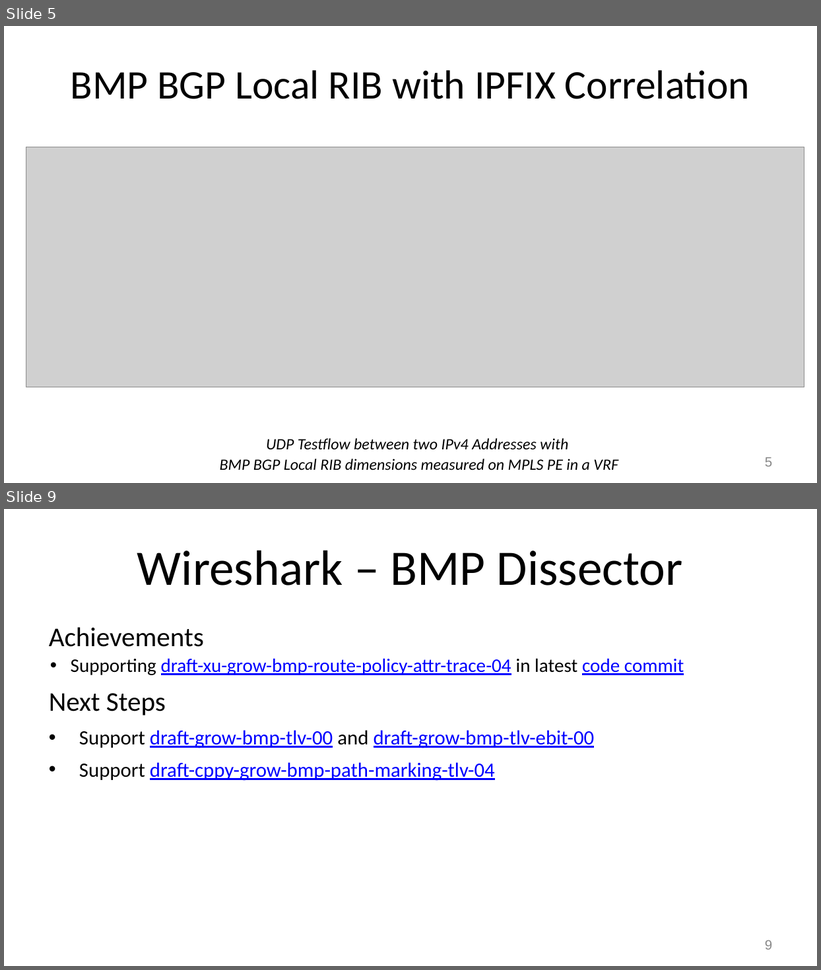
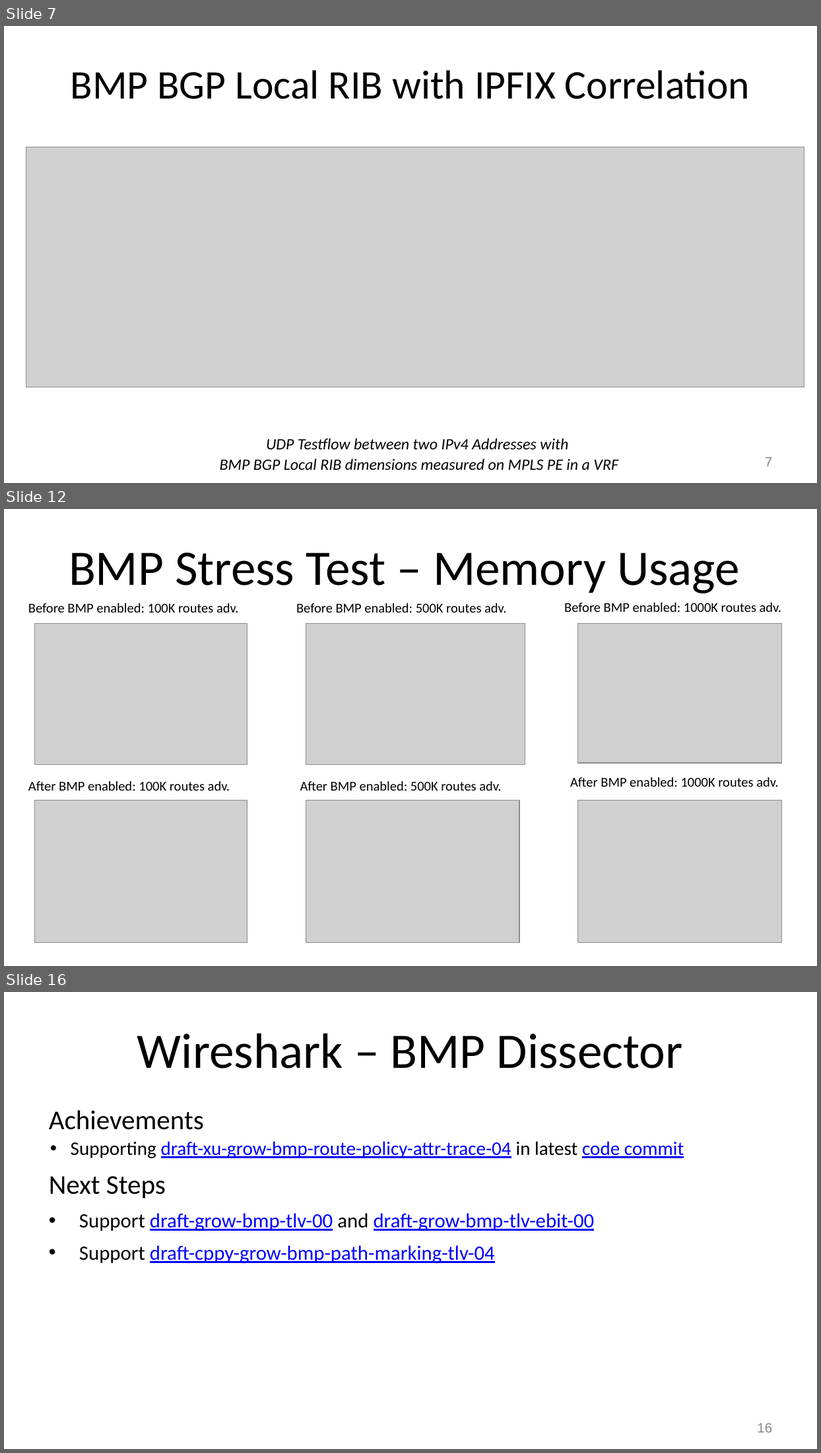
Before and after one commit to IETF-Hackathon/ietf108-project-presentations, a slide deck: ietf-108-hackathon-bmp.pptx. Shown one above the other, each under a label of ours: slides 5 and 9 before the commit, slides 7, 12 and 16 after it; the slides between them are not shown. The pictures are 821x970 and 821x1453 pixels, drawn with LibreOffice and Linux fonts; fonts in the diff are those of the drawing; grey boxes stand for pictures. Boxes give left, top, right and bottom in pixels: in the first picture for what was removed or moved away, otherwise in the second. Text is boxed around its words. In the diff, an @@ line names an element or a change of style, - is before the commit and + after.

```diff
--- a/ietf-108-hackathon-bmp.pptx
+++ b/ietf-108-hackathon-bmp.pptx
@@ slide 12 added at (4, 509, 817, 966), background #FFFFFF @@
@@ title added at (69, 553, 740, 593), 44 pt, text #000000 @@
+BMP Stress Test – Memory Usage
@@ text added at (28, 603, 238, 613), 12 pt, text #000000 @@
+Before BMP enabled: 100K routes adv.
@@ text added at (296, 603, 506, 613), 12 pt, text #000000 @@
+Before BMP enabled: 500K routes adv.
@@ text added at (564, 602, 781, 612), 12 pt, text #000000 @@
+Before BMP enabled: 1000K routes adv.
@@ picture added at (35, 624, 248, 765) @@
@@ picture added at (306, 624, 525, 765) @@
@@ picture added at (578, 624, 782, 764) @@
@@ text added at (28, 781, 230, 791), 12 pt, text #000000 @@
+After BMP enabled: 100K routes adv.
@@ text added at (300, 781, 501, 791), 12 pt, text #000000 @@
+After BMP enabled: 500K routes adv.
@@ text added at (570, 777, 778, 787), 12 pt, text #000000 @@
+After BMP enabled: 1000K routes adv.
@@ picture added at (35, 800, 248, 943) @@
@@ picture added at (306, 800, 520, 943) @@
@@ picture added at (578, 800, 782, 943) @@
@@ what was slide 5 is now slide 7 @@
@@ page number at (765, 458, 772, 467): text changed @@
-5
+7
@@ what was slide 9 is now slide 16 @@
@@ page number at (757, 1424, 772, 1433): text changed @@
-9
+16
```
Also in this commit, not shown: 1 slide changed, 6 other slides added, 1 other file.
